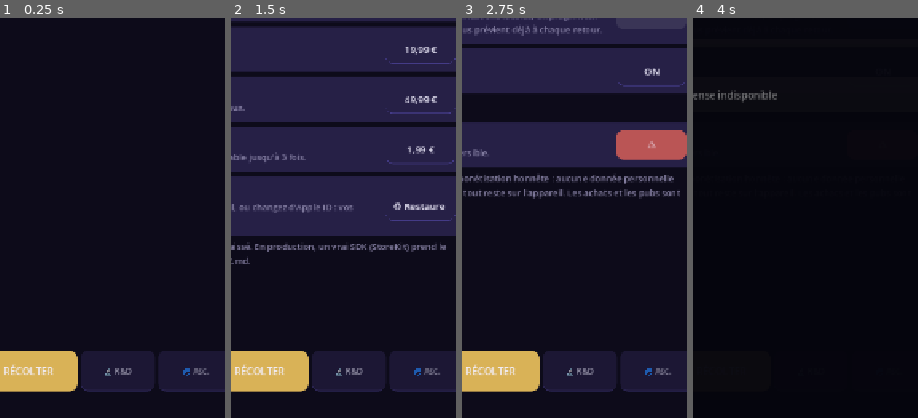
Above: before the commit, frames 1-4 (left to right).
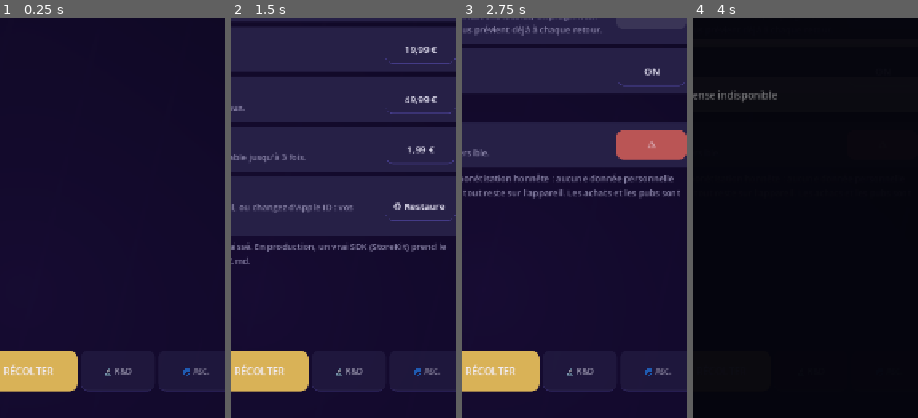
Above: after the commit, the same moments.

Repository: AurelienLELEU/IdleCrystalCorp
Game: Godot game, scene res://scenes/Main.tscn
Same seed, same stepped clock (60 frames per second), same inputs: the game is played once before the commit and once after it.
Inputs:
- Up to frame 1 (0.25 s): no input
- Up to frame 2 (1.5 s): click "🏆 0/31" at 0.5 s; click "💎 Boutique" at 1.25 s
- Up to frame 3 (2.75 s): click "⚙️" at 2 s
- Up to frame 4 (4 s): click "🎁" at 2.75 s; click "🎬 Regarder" at 3.5 s
The pictures show only the part of the screen within x 45-95%, y 50-100%; the shares and areas given below are measured in that part.

The runs differ from the first frame. In frame 2, less than 0.1% of the frame differs, in the area x 10-14%, y 66-72%; in frame 3, 0.4%, in the area x 5-15%, y 62-76%; in frame 4, less than 0.1%.
Error in both runs: Invalid call. Nonexistent function 'is_positive' in base 'RefCounted (BigNum)'. (res://core_engine/GameManager.gd:769)

Commit message:
Le fond de jeu révèle la progression au lieu de rester plat
Le `ColorRect` de Main.tscn n'était qu'une couleur statique. Il utilise
maintenant un shader qui anime doucement halos et facettes cristallines; les
achats de bâtiments et d'améliorations font apparaître davantage de facettes,
et les recherches font évoluer la lumière vers le cyan. L'animation est faite
par le shader, tandis que GDScript ne met à jour les paramètres qu'après un
achat, une ascension, un reset ou au chargement.

`test_background.gd` vérifie le matériau réel dans Main.tscn, l'usage de TIME,
les paramètres initiaux, la progression après achat de bâtiment, amélioration et
recherche, puis leur remise à zéro. Contre-épreuves : retirer le signal d'achat
fait échouer les contrôles de progression; retirer TIME fait échouer le contrôle
d'animation.

Cette suite a exposé un défaut indépendant : `_apply_fresh_state()` vidait les
dictionnaires de bâtiments et de recherche sans remettre à zéro leurs compteurs
dérivés. Après reset, le shader affichait donc une progression fantôme, et les
compteurs pouvaient induire d'autres systèmes en erreur. La remise à zéro des
deux compteurs est maintenant testée explicitement.

823 vérifications, 0 échec.

Diff:
--- a/core_engine/GameManager.gd
+++ b/core_engine/GameManager.gd
@@ -1082,6 +1082,12 @@
 	buildings_owned = {}
 	click_upgrades_owned = {}
 	research_levels = {}
+	# Compteurs dérivés : `_apply_save_data()` les reconstruit à la lecture,
+	# mais une remise à zéro part directement de l'état frais. Sans ces deux
+	# remises à zéro, succès, rendu visuel et autres lecteurs gardaient des achats
+	# fantômes après que leurs dictionnaires avaient été vidés.
+	buildings_total_owned = 0
+	research_levels_total = 0
 	run_earnings = BigNum.zero()
 	lifetime_earnings = BigNum.zero()
 	prestige_points = 0
--- /dev/null
+++ b/scenes/CrystalBackground.gd
@@ -0,0 +1,60 @@
+extends ColorRect
+## Fond animé de l'écran principal.
+##
+## `purchase_progress` fait apparaître progressivement des facettes cristallines
+## à mesure que le joueur achète bâtiments, améliorations et recherches. Le
+## `research_progress` teinte la lumière vers le cyan à mesure que la R&D avance.
+## Le shader anime les halos en continu; ce script ne recalcule les paramètres
+## qu'à l'achat, à l'ascension, à la remise à zéro et au chargement.
+
+const PURCHASE_SATURATION := 60.0
+const RESEARCH_SATURATION := 12.0
+
+var _shader_material: ShaderMaterial
+
+
+func _ready() -> void:
+	_shader_material = material as ShaderMaterial
+	if _shader_material == null:
+		push_error("CrystalBackground : ShaderMaterial absent de Main.tscn.")
+		return
+
+	GameManager.building_purchased.connect(_on_purchase_changed)
+	GameManager.upgrade_purchased.connect(_on_purchase_changed)
+	GameManager.research_purchased.connect(_on_purchase_changed)
+	GameManager.prestige_performed.connect(_on_prestige_performed)
+	GameManager.game_reset.connect(_on_game_reset)
+	_refresh_progress()
+
+
+func _on_purchase_changed(_id: String, _level_or_count: int, _cost: BigNum) -> void:
+	_refresh_progress()
+
+
+func _on_prestige_performed(_gained: int, _total: int) -> void:
+	_refresh_progress()
+
+
+func _on_game_reset() -> void:
+	_refresh_progress()
+
+
+func _refresh_progress() -> void:
+	if _shader_material == null or not is_instance_valid(_shader_material):
+		return
+
+	var purchases := int(GameManager.buildings_total_owned)
+	for count: Variant in GameManager.click_upgrades_owned.values():
+		purchases += int(count)
+	for level: Variant in GameManager.research_levels.values():
+		purchases += int(level)
+	# Une ascension garde la lumière acquise au lieu de faire « régresser » le
+	# décor quand les bâtiments et améliorations du run sont remis à zéro.
+	purchases += int(GameManager.prestige_count) * 12
+
+	var purchase_progress := clampf(
+		log(1.0 + float(purchases)) / log(1.0 + PURCHASE_SATURATION), 0.0, 1.0)
+	var research_progress := clampf(
+		float(GameManager.research_levels_total) / RESEARCH_SATURATION, 0.0, 1.0)
+	_shader_material.set_shader_parameter("purchase_progress", purchase_progress)
+	_shader_material.set_shader_parameter("research_progress", research_progress)
--- /dev/null
+++ b/scenes/CrystalBackground.gdshader
@@ -0,0 +1,69 @@
+shader_type canvas_item;
+render_mode unshaded;
+
+uniform float purchase_progress : hint_range(0.0, 1.0) = 0.0;
+uniform float research_progress : hint_range(0.0, 1.0) = 0.0;
+
+const vec3 DEEP = vec3(0.035, 0.025, 0.095);
+const vec3 VIOLET = vec3(0.20, 0.075, 0.34);
+const vec3 CYAN = vec3(0.12, 0.75, 0.95);
+const vec3 CRYSTAL = vec3(0.66, 0.34, 1.0);
+
+float diamond_distance(vec2 point) {
+	return abs(point.x) * 0.72 + abs(point.y) * 0.52;
+}
+
+void fragment() {
+	vec2 uv = UV;
+	float time = TIME;
+	float aspect = SCREEN_PIXEL_SIZE.y / SCREEN_PIXEL_SIZE.x;
+	vec2 centered = uv - vec2(0.5);
+	centered.x *= aspect;
+
+	// Dégradé sombre et deux halos larges, assez discrets pour garder le texte
+	// de l'interface lisible.
+	float vertical = smoothstep(0.0, 1.0, uv.y);
+	vec3 color = mix(DEEP, vec3(0.065, 0.035, 0.16), vertical);
+	float pulse = 0.5 + 0.5 * sin(time * 0.32);
+	float central_halo = exp(-length(centered - vec2(0.0, -0.08)) * 3.2);
+	float lower_halo = exp(-length(centered - vec2(0.0, 0.34)) * 4.0);
+	vec3 glow = mix(VIOLET, CYAN, research_progress * 0.78);
+	color += glow * central_halo * (0.075 + pulse * 0.025);
+	color += CRYSTAL * lower_halo * (0.025 + pulse * 0.012);
+
+	// Cinq facettes apparaissent l'une après l'autre à mesure que le joueur
+	// progresse. Leur dérive lente et leur rotation sont animées par le temps;
+	// l'achat agit sur le nombre et l'intensité visibles, pas sur une image fixe.
+	for (int i = 0; i < 5; i++) {
+		float index = float(i);
+		float threshold = index * 0.17;
+		float activation = smoothstep(threshold, threshold + 0.24,
+			purchase_progress + (i == 0 ? 0.16 : 0.0));
+		float side = mod(index, 2.0) * 2.0 - 1.0;
+		float drift = sin(time * (0.12 + index * 0.012) + index * 1.7);
+		vec2 center = vec2(
+			side * (0.14 + 0.15 * fract(index * 0.37)) + drift * 0.025,
+			0.12 + 0.17 * mod(index * 0.61, 1.0)
+				+ cos(time * 0.09 + index) * 0.025);
+		vec2 local = uv - center;
+		local.x *= aspect;
+		float angle = time * (0.10 + index * 0.018) * side;
+		mat2 rotation = mat2(vec2(cos(angle), -sin(angle)),
+			vec2(sin(angle), cos(angle)));
+		local = rotation * local;
+		float size = 0.030 + purchase_progress * 0.012;
+		float distance_to_edge = diamond_distance(local);
+		float body = 1.0 - smoothstep(size * 0.58, size, distance_to_edge);
+		float rim = exp(-abs(distance_to_edge - size) * 150.0);
+		vec3 shard_color = mix(CRYSTAL, CYAN, research_progress * 0.68);
+		float shimmer = 0.72 + 0.28 * sin(time * 1.1 + index * 2.3);
+		color += shard_color * activation * shimmer * (body * 0.18 + rim * 0.11);
+	}
+
+	// Une trame de lumière extrêmement faible évite un aplat statique avant le
+	// premier achat; sa phase se déplace lentement, sans scintillement rapide.
+	float current = sin((uv.x * 5.0 + uv.y * 2.2) * 3.14159 + time * 0.18);
+	float lines = smoothstep(0.992, 1.0, abs(current));
+	color += glow * lines * (0.008 + purchase_progress * 0.012);
+	COLOR = vec4(color, 1.0);
+}
--- a/scenes/Main.tscn
+++ b/scenes/Main.tscn
@@ -1,6 +1,13 @@
-[gd_scene load_steps=2 format=3 uid="uid://capq2y3nvisck"]
+[gd_scene load_steps=4 format=3 uid="uid://capq2y3nvisck"]
 
 [ext_resource type="Script" uid="uid://cxy76uwjrlkhe" path="res://scenes/MainUI.gd" id="1_mainui"]
+[ext_resource type="Script" path="res://scenes/CrystalBackground.gd" id="2_crystal_background"]
+[ext_resource type="Shader" path="res://scenes/CrystalBackground.gdshader" id="3_crystal_shader"]
+
+[sub_resource type="ShaderMaterial" id="ShaderMaterial_crystal_background"]
+shader = ExtResource("3_crystal_shader")
+shader_parameter/purchase_progress = 0.0
+shader_parameter/research_progress = 0.0
 
 [node name="MainUI" type="Control"]
 layout_mode = 3
@@ -19,7 +26,9 @@
 grow_horizontal = 2
 grow_vertical = 2
 mouse_filter = 2
-color = Color(0.050980393, 0.043137256, 0.10196079, 1)
+color = Color(1, 1, 1, 1)
+material = SubResource("ShaderMaterial_crystal_background")
+script = ExtResource("2_crystal_background")
 
 [node name="Root" type="MarginContainer" parent="."]
 layout_mode = 1
--- /dev/null
+++ b/tests/test_background.gd
@@ -0,0 +1,112 @@
+extends SceneTree
+## Fond animé de l'écran principal : animation shader et évolution selon les
+## achats de jeu.
+##
+##   ./tests/run.sh res://tests/test_background.gd 180
+
+const TEST_SAVE := "user://test_background_save.dat"
+const MAIN_SCENE := "res://scenes/Main.tscn"
+
+var _checks := 0
+var _failures := 0
+
+
+func _initialize() -> void:
+	print("=== test_background ===")
+	await _run()
+	print("=== test_background : %d vérifications, %d échecs ===" % [_checks, _failures])
+	quit(1 if _failures > 0 else 0)
+
+
+func _run() -> void:
+	await process_frame
+	var game: Variant = root.get_node_or_null("GameManager")
+	_check(game != null, "GameManager autoload présent")
+	if game == null:
+		return
+
+	game.set("save_path_override", TEST_SAVE)
+	game.call("hard_reset")
+	await process_frame
+
+	var packed := load(MAIN_SCENE) as PackedScene
+	_check(packed != null, "Main.tscn chargeable")
+	if packed == null:
+		return
+	var main := packed.instantiate() as Control
+	root.add_child(main)
+	await process_frame
+	await process_frame
+
+	var background := main.get_node_or_null("Background") as ColorRect
+	_check(background != null, "le fond est un ColorRect réel de Main.tscn")
+	if background == null:
+		return
+	_check(background.size.x > 0.0 and background.size.y > 0.0,
+		"le fond animé couvre la fenêtre (%s)" % str(background.size))
+
+	var shader_material := background.material as ShaderMaterial
+	_check(shader_material != null, "le fond utilise un ShaderMaterial")
+	if shader_material == null or shader_material.shader == null:
+		return
+	_check(shader_material.shader.code.contains("TIME"),
+		"le shader dépend du temps : ce n'est pas une image statique")
+
+	var initial_purchase := float(shader_material.get_shader_parameter("purchase_progress"))
+	var initial_research := float(shader_material.get_shader_parameter("research_progress"))
+	_check(is_zero_approx(initial_purchase),
+		"partie neuve : le niveau visuel des achats commence à zéro (%.3f)" % initial_purchase)
+	_check(is_zero_approx(initial_research),
+		"partie neuve : le niveau visuel de recherche commence à zéro (%.3f)" % initial_research)
+
+	game.call("grant_resources", BigNum.from_float(1e30), false)
+	var building_result: int = int(game.call("buy_building", "b1", 1))
+	await process_frame
+	var after_building := float(shader_material.get_shader_parameter("purchase_progress"))
+	_check(building_result == 1 and after_building > initial_purchase,
+		"acheter un bâtiment augmente la progression visuelle (%.3f -> %.3f)"
+			% [initial_purchase, after_building])
+
+	var upgrade_result: bool = bool(game.call("buy_upgrade", "c1"))
+	await process_frame
+	var after_upgrade := float(shader_material.get_shader_parameter("purchase_progress"))
+	_check(upgrade_result and after_upgrade > after_building,
+		"acheter une amélioration augmente encore la progression visuelle (%.3f -> %.3f)"
+			% [after_building, after_upgrade])
+
+	var research_result: bool = bool(game.call("buy_research", "r1"))
+	await process_frame
+	var after_research := float(shader_material.get_shader_parameter("research_progress"))
+	_check(research_result and after_research > initial_research,
+		"acheter une recherche fait évoluer la teinte visuelle (%.3f -> %.3f)"
+			% [initial_research, after_research])
+
+	game.call("hard_reset")
+	await process_frame
+	var after_reset_purchase := float(shader_material.get_shader_parameter("purchase_progress"))
+	var after_reset_research := float(shader_material.get_shader_parameter("research_progress"))
+	_check(is_zero_approx(after_reset_purchase) and is_zero_approx(after_reset_research),
+		"une remise à zéro réinitialise aussi la progression visuelle "
+		+ "(achats %.3f, recherches %.3f)" % [after_reset_purchase, after_reset_research])
+
+	main.queue_free()
+	await process_frame
+	game.set("save_path_override", "")
+	_remove_test_save()
+
+
+func _check(condition: bool, label: String) -> void:
+	_checks += 1
+	if condition:
+		print("  ok    %s" % label)
+	else:
+		_failures += 1
+		print("  ECHEC %s" % label)
+
+
+func _remove_test_save() -> void:
+	var absolute := ProjectSettings.globalize_path(TEST_SAVE)
+	if FileAccess.file_exists(TEST_SAVE):
+		DirAccess.remove_absolute(absolute)
+	if FileAccess.file_exists(TEST_SAVE + ".tmp"):
+		DirAccess.remove_absolute(absolute + ".tmp")
--- a/tests/test_game.gd
+++ b/tests/test_game.gd
@@ -985,6 +985,10 @@
 	_check(int(_game.get("prestige_points")) == 0, "reset : points d'ascension effacés")
 	_check(int(_game.get("prestige_count")) == 0, "reset : ascensions effacées")
 	_check(_game.call("get_building_count", "b1") == 0, "reset : bâtiments effacés")
+	_check(int(_game.get("buildings_total_owned")) == 0,
+		"reset : compteur dérivé de bâtiments effacé")
+	_check(int(_game.get("research_levels_total")) == 0,
+		"reset : compteur dérivé de recherches effacé")
 	_check(not _game.call("has_no_ads"), "reset : achats effacés")
 	_check(not _game.call("is_boost_active"), "reset : surcharge annulée")
 	_check((_game.get("achievements_unlocked") as Dictionary).is_empty(), "reset : succès effacés")
Not shown, changed: tests/run_all.sh
